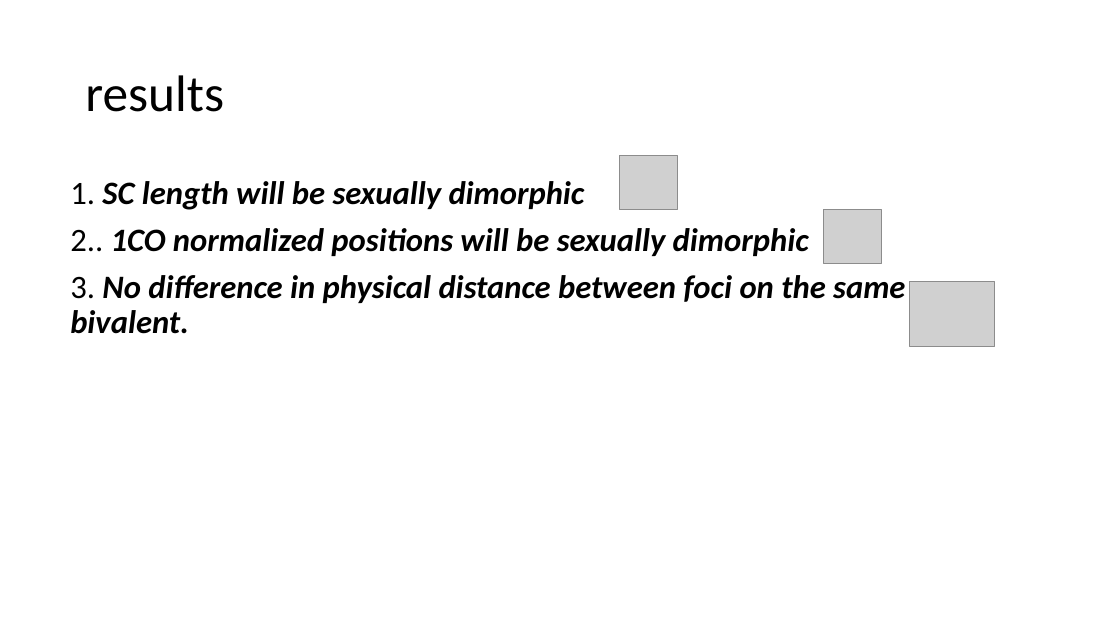
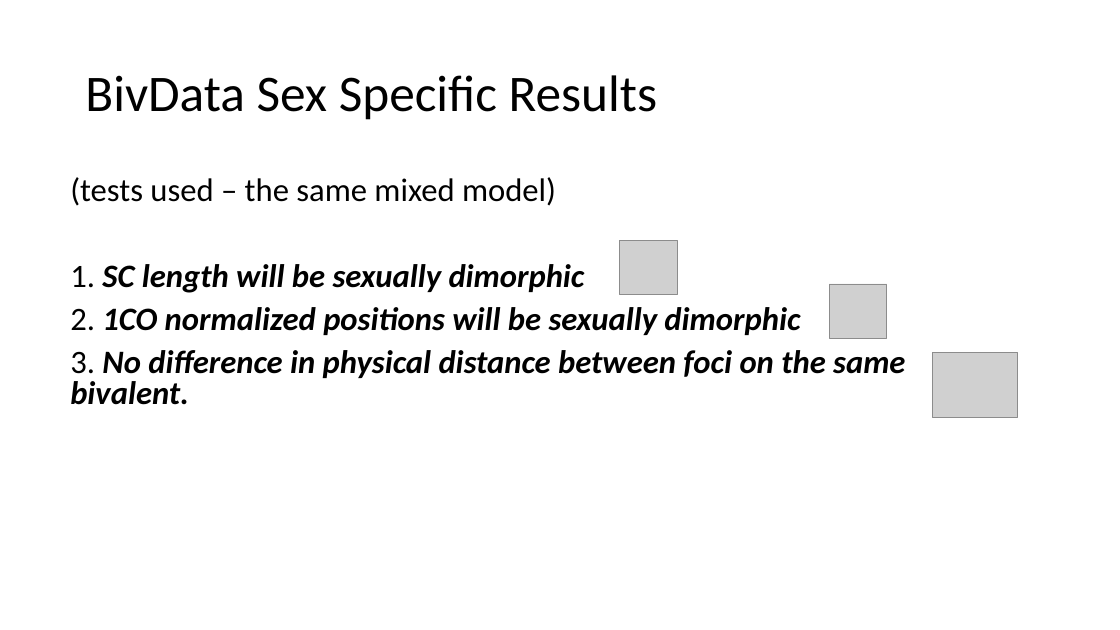
Before and after one commit to petersoapes/MLH1repo, a slide deck: slide 8 of AP_labMeeting_2.12.20.pptx. Drawn at 1120x630 pixels with LibreOffice and Linux fonts; fonts in the diff are those of the drawing; grey boxes stand for pictures. Boxes give left, top, right and bottom in pixels: in the first picture for what was removed or moved away, otherwise in the second. Text is boxed around its words. In the diff, an @@ line names an element or a change of style, - is before the commit and + after.

```diff
--- a/AP_labMeeting_2.12.20.pptx
+++ b/AP_labMeeting_2.12.20.pptx
@@ title at [85, 75, 657, 120]: text changed @@
-results
+BivData Sex Specific Results
@@ text at [70, 177, 556, 206]: paragraph added @@
+(tests used – the same mixed model)
@@ text at [70, 264, 905, 405]: line spacing 0.9 to 0.8 @@
@@ picture: place and size @@
-picture at [620, 155, 678, 210]
+picture at [619, 240, 677, 295]
@@ picture: place and size @@
-picture at [824, 209, 882, 264]
+picture at [829, 284, 887, 339]
@@ text at [70, 307, 800, 335]: text changed @@
-2.. 1CO normalized positions will be sexually dimorphic
+2. 1CO normalized positions will be sexually dimorphic
@@ picture: place and size @@
-picture at [910, 281, 995, 346]
+picture at [933, 352, 1017, 417]
```
Also in this commit, not shown: 5 other slides changed, 5 slides added, 1 slide removed.
